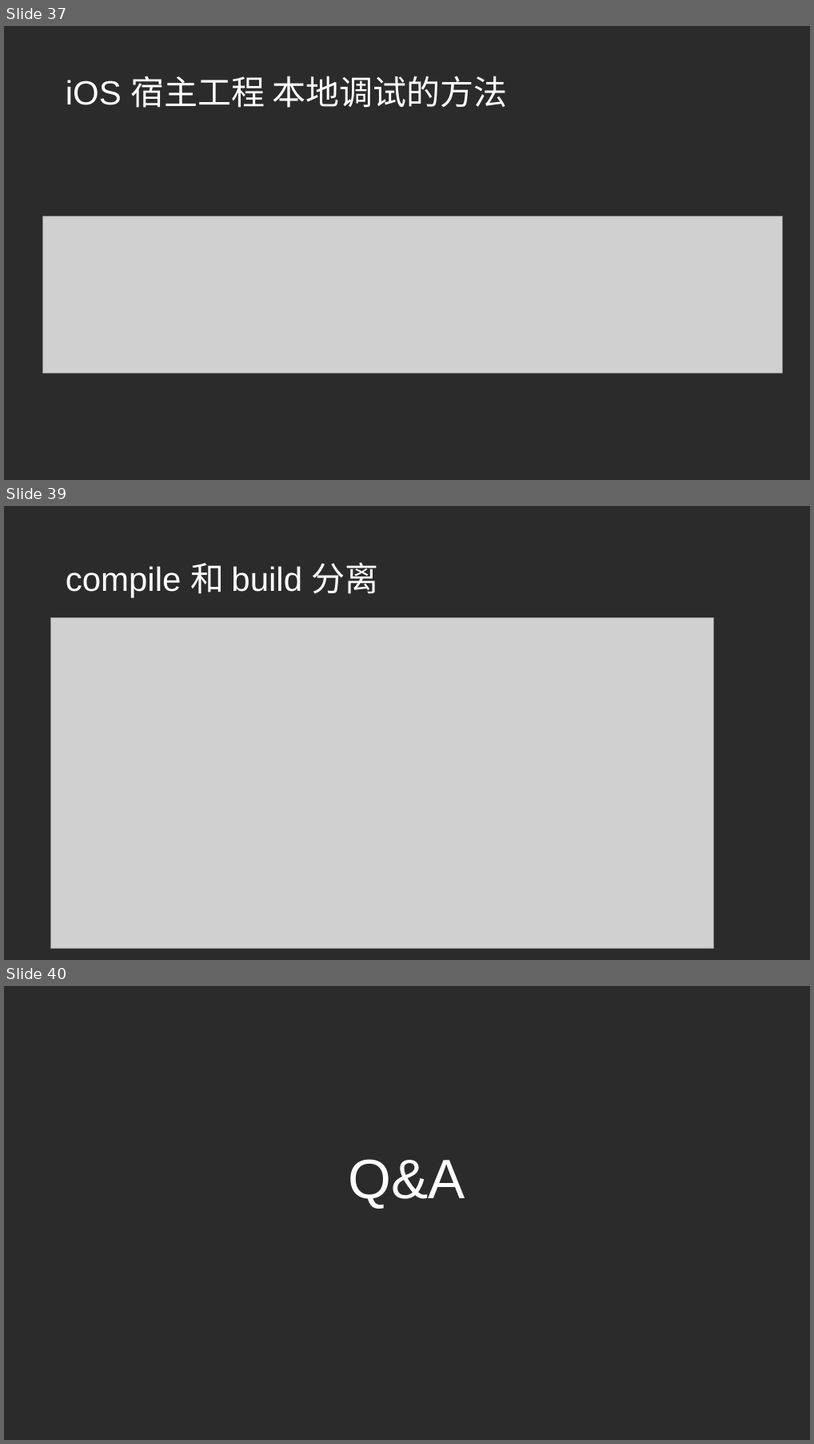
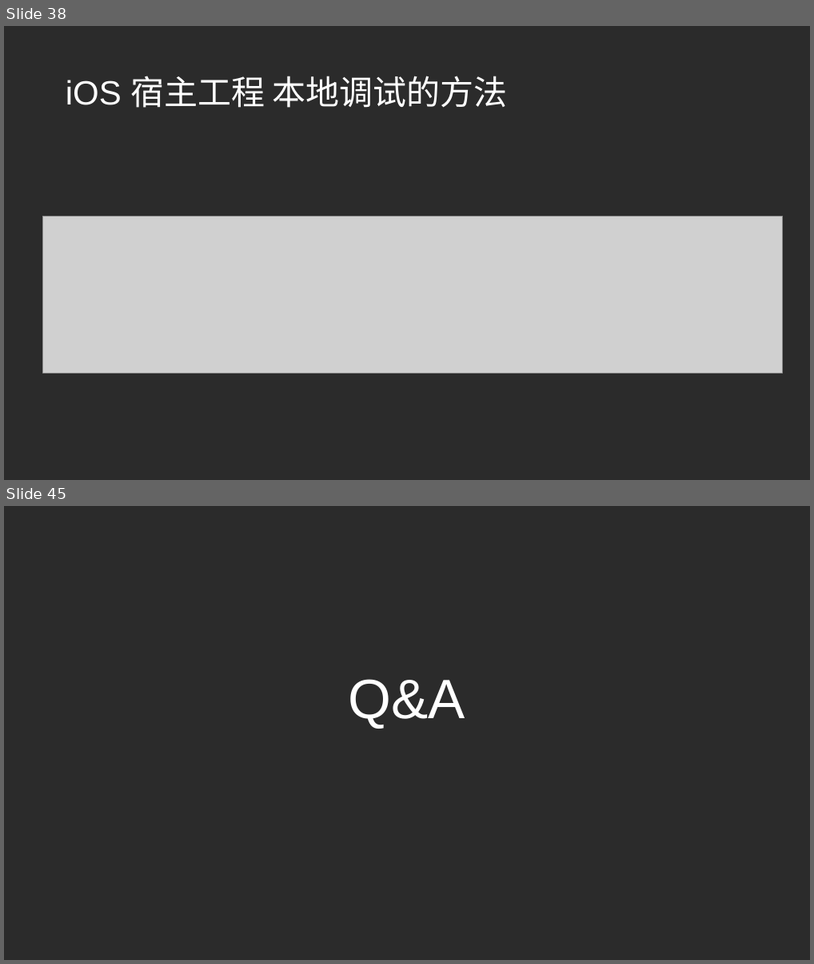
Before and after one commit to taojigu/TechDocs, a slide deck: flutter/iOSFlutterIntegrated.pptx. Shown one above the other, each under a label of ours: slides 37, 39 and 40 before the commit, slides 38 and 45 after it; the slides between them are not shown. The pictures are 814x1444 and 814x964 pixels, drawn with LibreOffice and Linux fonts; fonts in the diff are those of the drawing; grey boxes stand for pictures; background and template pictures are left out; a plain dark background stands for a picture behind light text. Boxes give left, top, right and bottom in pixels: in the first picture for what was removed or moved away, otherwise in the second. Text is boxed around its words. In the diff, an @@ line names an element or a change of style, - is before the commit and + after.

```diff
--- a/flutter/iOSFlutterIntegrated.pptx
+++ b/flutter/iOSFlutterIntegrated.pptx
@@ slide 39 removed at bbox=[4, 506, 810, 960], background picture (left out) @@
@@ title removed at bbox=[66, 562, 379, 598] @@
-compile 和 build 分离
@@ picture removed at bbox=[51, 618, 714, 948] @@
@@ what was slide 37 is now slide 38 @@
@@ what was slide 40 is now slide 45 @@
```
Also in this commit, not shown: 2 slides changed, 6 slides added.
